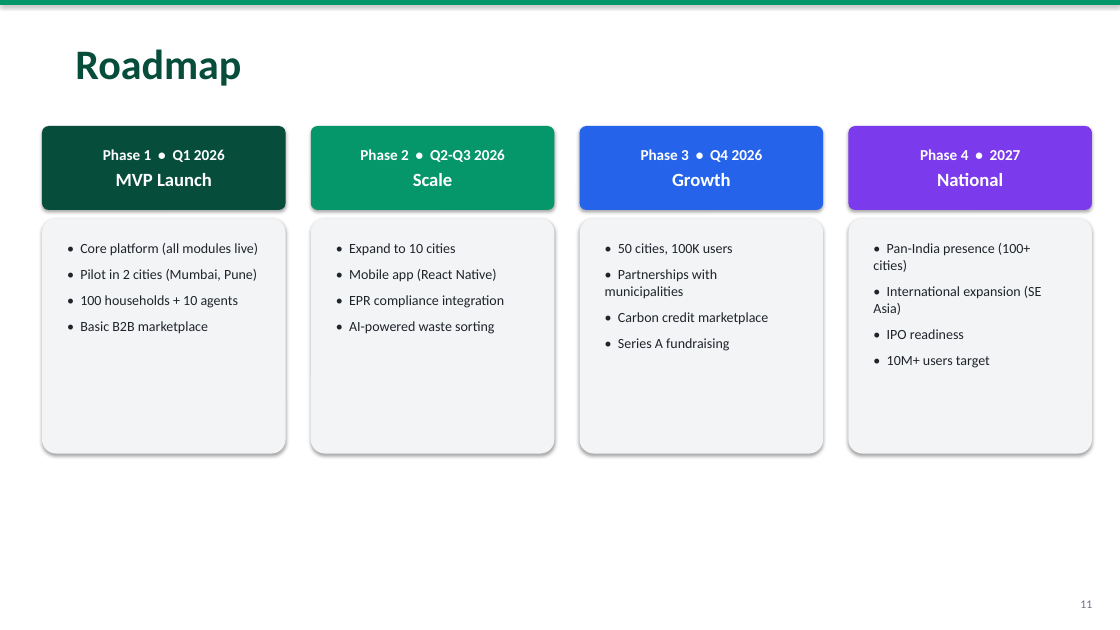
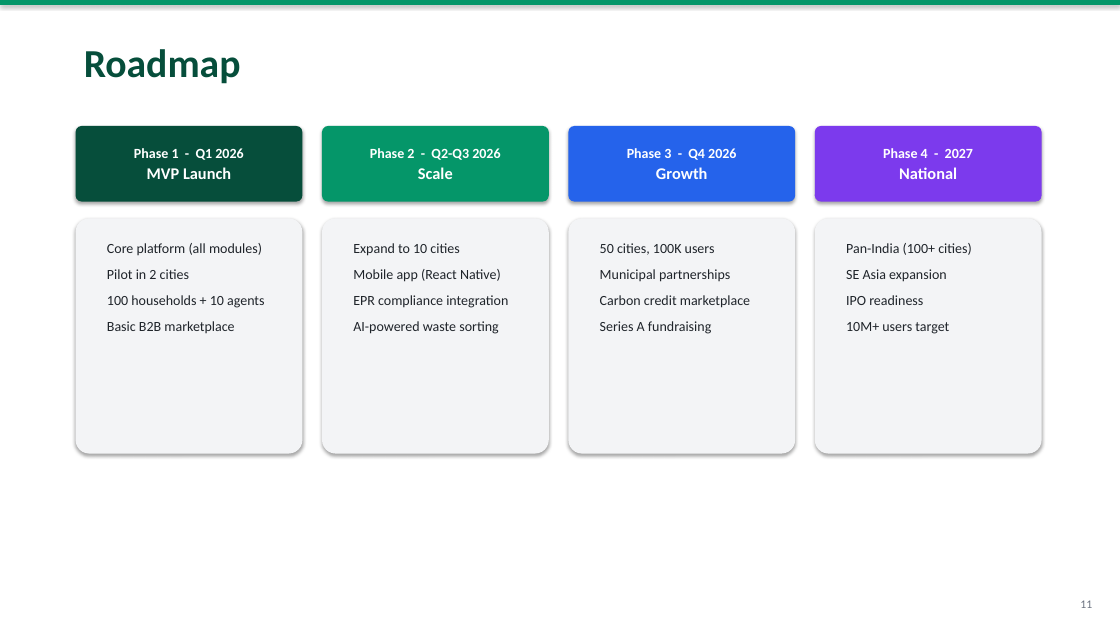
Before and after one commit to Tejas-India-Hackathon-2026/Team-Robbin-Good, a slide deck: slide 11 of ResourceLoop_Pitch_Deck.pptx. Drawn at 1120x630 pixels with LibreOffice and Linux fonts; fonts in the diff are those of the drawing. Boxes give left, top, right and bottom in pixels: in the first picture for what was removed or moved away, otherwise in the second. Text is boxed around its words. In the diff, an @@ line names an element or a change of style, - is before the commit and + after.

Commit message:
fix: realign all PPT elements, eliminate overlapping, use consistent spacing

```diff
--- a/ResourceLoop_Pitch_Deck.pptx
+++ b/ResourceLoop_Pitch_Deck.pptx
@@ text "Roadmap": place and size @@
-text "Roadmap" at bbox=[75, 49, 241, 86]
+text "Roadmap" at bbox=[84, 49, 241, 84]
@@ text "Roadmap" at bbox=[84, 49, 241, 84]: size 36 to 34 pt @@
@@ rounded rectangle "Phase 1 - Q1 2026": place and size @@
-rounded rectangle "Phase 1 - Q1 2026" at bbox=[42, 126, 286, 210]
+rounded rectangle "Phase 1 - Q1 2026" at bbox=[76, 126, 302, 202]
@@ text in rounded rectangle at bbox=[134, 148, 243, 160]: text changed; size 13 to 12 pt @@
-Phase 1 • Q1 2026
+Phase 1 - Q1 2026
@@ rounded rectangle "Phase 2 - Q2-Q3 2026": place and size @@
-rounded rectangle "Phase 2 - Q2-Q3 2026" at bbox=[311, 126, 555, 210]
+rounded rectangle "Phase 2 - Q2-Q3 2026" at bbox=[322, 126, 549, 202]
@@ text in rounded rectangle at bbox=[370, 148, 500, 160]: text changed; size 13 to 12 pt @@
-Phase 2 • Q2-Q3 2026
+Phase 2 - Q2-Q3 2026
@@ rounded rectangle "Phase 3 - Q4 2026": place and size @@
-rounded rectangle "Phase 3 - Q4 2026" at bbox=[580, 126, 823, 210]
+rounded rectangle "Phase 3 - Q4 2026" at bbox=[569, 126, 796, 202]
@@ text in rounded rectangle at bbox=[627, 148, 736, 160]: text changed; size 13 to 12 pt @@
-Phase 3 • Q4 2026
+Phase 3 - Q4 2026
@@ rounded rectangle "Phase 4 - 2027": place and size @@
-rounded rectangle "Phase 4 - 2027" at bbox=[849, 126, 1092, 210]
+rounded rectangle "Phase 4 - 2027" at bbox=[815, 126, 1042, 202]
@@ text in rounded rectangle at bbox=[883, 148, 973, 158]: text changed; size 13 to 12 pt @@
-Phase 4 • 2027
+Phase 4 - 2027
@@ text in rounded rectangle at bbox=[147, 167, 231, 179]: size 16 to 14 pt in "MVP Launch"; less space between paragraphs @@
@@ text in rounded rectangle at bbox=[418, 167, 453, 179]: size 16 to 14 pt in "Scale"; less space between paragraphs @@
@@ text in rounded rectangle at bbox=[656, 167, 707, 179]: size 16 to 14 pt in "Growth"; less space between paragraphs @@
@@ text in rounded rectangle at bbox=[899, 167, 957, 179]: size 16 to 14 pt in "National"; less space between paragraphs @@
@@ rounded rectangle: place and size @@
-rounded rectangle at bbox=[42, 218, 286, 454]
+rounded rectangle at bbox=[76, 218, 302, 454]
@@ rounded rectangle: place and size @@
-rounded rectangle at bbox=[311, 218, 555, 454]
+rounded rectangle at bbox=[322, 218, 549, 454]
@@ rounded rectangle: place and size @@
-rounded rectangle at bbox=[580, 218, 823, 454]
+rounded rectangle at bbox=[569, 218, 796, 454]
@@ rounded rectangle: place and size @@
-rounded rectangle at bbox=[849, 218, 1092, 454]
+rounded rectangle at bbox=[815, 218, 1042, 454]
@@ text at bbox=[107, 243, 264, 333]: text changed @@
-• Core platform (all modules live)
-• Pilot in 2 cities (Mumbai, Pune)
-• 100 households + 10 agents
-• Basic B2B marketplace
+Core platform (all modules)
+Pilot in 2 cities
+100 households + 10 agents
+Basic B2B marketplace
@@ text at bbox=[353, 243, 508, 334]: text changed @@
-• Expand to 10 cities
-• Mobile app (React Native)
-• EPR compliance integration
-• AI-powered waste sorting
+Expand to 10 cities
+Mobile app (React Native)
+EPR compliance integration
+AI-powered waste sorting
@@ text at bbox=[600, 243, 750, 334]: text changed @@
-• 50 cities, 100K users
-• Partnerships with municipalities
-• Carbon credit marketplace
-• Series A fundraising
+50 cities, 100K users
+Municipal partnerships
+Carbon credit marketplace
+Series A fundraising
@@ text at bbox=[846, 243, 972, 334]: text changed @@
-• Pan-India presence (100+ cities)
-• International expansion (SE Asia)
-• IPO readiness
-• 10M+ users target
+Pan-India (100+ cities)
+SE Asia expansion
+IPO readiness
+10M+ users target
```
Also in this commit, not shown: 11 other slides changed.
